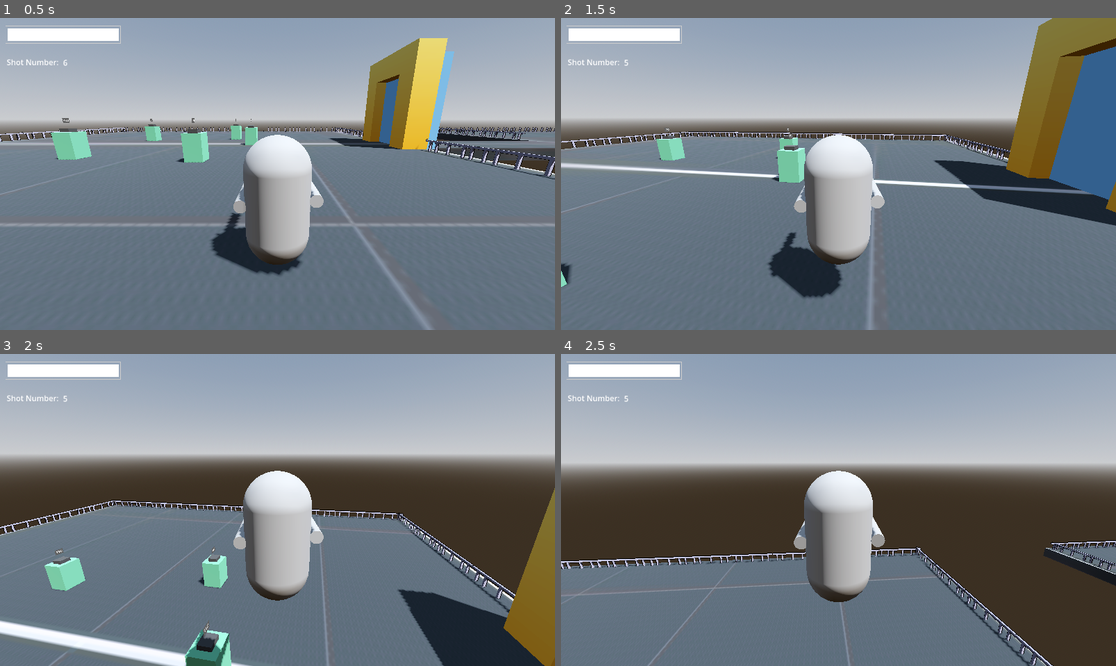
Above: before the commit, frames 1-4 (two rows, left to right).
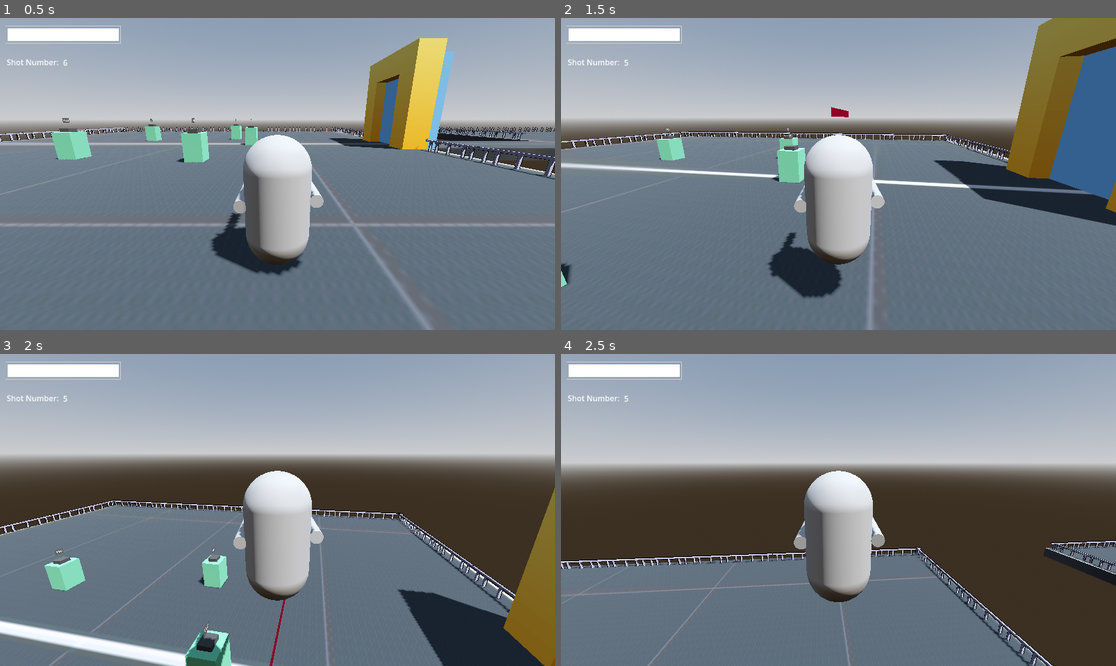
Above: after the commit, the same moments.

Repository: yashGhela/blame
Game: Godot game, scene res://levels/lab.tscn
The game is run twice, just before and just after one commit, with the same random seed, the same clock (stepped at 60 frames per second) and the same inputs. The project has no main scene, so this scene is started directly.
Inputs (mouse positions are in pixels of both pictures, inside the frame that each line leads up to):
- Up to frame 1 (0.5 s): no input
- Up to frame 2 (1.5 s): tap Enter at 0.5 s; move the mouse to (866, 174) at 0.52 s; hold W (forward) from 0.53 s (still down); right-click (866, 174) at 0.6 s; tap Space (jump) at 0.77 s; move the mouse to (810, 174) at 1.27 s; tap F (fire) at 1.35 s
- Up to frame 3 (2 s): keep holding W (forward); tap Space (jump) at 1.52 s
- Up to frame 4 (2.5 s): keep holding W (forward); move the mouse to (849, 503) at 2.02 s; click (849, 503) at 2.1 s

Frame 1 is identical in both runs. In frame 2, less than 0.1% of the frame differs, in the area x 48-52%, y 28-32%; in frame 3, less than 0.1%, in the area x 48-52%, y 78-100%; in frame 4, nothing differs.
Error after the commit: Cannot call method 'play' on a null value. (res://scripts/chainer/chainer.gd:22)

Commit message:
having import problems

Diff:
--- a/gameplay-elements/chainer.tscn
+++ b/gameplay-elements/chainer.tscn
@@ -43,16 +43,19 @@
 script = ExtResource("1_5tb2b")
 
 [node name="MeshInstance3D" type="MeshInstance3D" parent="." unique_id=1631175731]
+visible = false
 mesh = SubResource("BoxMesh_5tb2b")
 
 [node name="CollisionShape3D" type="CollisionShape3D" parent="." unique_id=1123859073]
 shape = SubResource("ConvexPolygonShape3D_ryfvy")
 
-[node name="StateMachine" type="Node" parent="." unique_id=1233649285]
+[node name="StateMachine" type="Node" parent="." unique_id=1233649285 node_paths=PackedStringArray("initial_state")]
 script = ExtResource("5_7fb71")
+initial_state = NodePath("Idle")
 
-[node name="Idle" type="Node" parent="StateMachine" unique_id=1495034847]
+[node name="Idle" type="Node" parent="StateMachine" unique_id=1495034847 node_paths=PackedStringArray("enemy")]
 script = ExtResource("7_fptho")
+enemy = NodePath("../..")
 metadata/_custom_type_script = "uid://b67xj6wef2lop"
 
 [node name="Whack" type="Node" parent="StateMachine" unique_id=1145615448]
--- a/levels/lab.tscn
+++ b/levels/lab.tscn
@@ -15,6 +15,7 @@
 [ext_resource type="PackedScene" uid="uid://dcrjfth2dc3mh" path="res://gameplay-elements/monitor.tscn" id="13_m7mk3"]
 [ext_resource type="PackedScene" uid="uid://hdtdcvfqal1f" path="res://gameplay-elements/battery.tscn" id="14_j7aef"]
 [ext_resource type="PackedScene" uid="uid://wd8ivhy2ed1" path="res://gameplay-elements/door.tscn" id="15_3qhpx"]
+[ext_resource type="PackedScene" uid="uid://diy51q743igli" path="res://gameplay-elements/chainer.tscn" id="16_sidck"]
 
 [sub_resource type="ProceduralSkyMaterial" id="ProceduralSkyMaterial_h8r6w"]
 sky_horizon_color = Color(0.66224277, 0.6717428, 0.6867428, 1)
@@ -408,3 +409,6 @@
 
 [node name="Door" parent="Monitor" unique_id=2130594673 instance=ExtResource("15_3qhpx")]
 transform = Transform3D(3.36, 0, 0, 0, 3.36, 0, 0, 0, 3.36, -0.94292784, 0, -20.002571)
+
+[node name="Chainer" parent="." unique_id=322891115 instance=ExtResource("16_sidck")]
+transform = Transform3D(1, 0, 0, 0, 1, 0, 0, 0, 1, 0.2571535, 1.8602717, 46.724598)
--- a/scripts/chainer/chainer.gd
+++ b/scripts/chainer/chainer.gd
@@ -5,6 +5,7 @@
 
 @export var phase:=1
 
+@onready var ap: AnimationPlayer = $chainer/AnimationPlayer
 
 
 var kv:Vector3 = Vector3.ZERO
@@ -16,6 +17,9 @@
 @onready var state_machine: Node = $StateMachine
 @onready var stun: Node = $StateMachine/Stun
 @onready var death: State = $StateMachine/Death
+
+func _ready() -> void:
+	ap.play("rigman|idle")
 
 func _process(delta: float) -> void:
 	progress_bar.value=health
Not shown, added: assets/fbx/chainer.fbx.import
Binary file added: assets/fbx/chainer_0.png
Not shown, added: assets/fbx/chainer_0.png.import
Not shown, changed: assets/blends/chainer.blend
Not shown, changed: assets/blends/chainer.blend1
Not shown, added: assets/fbx/chainer.fbx
